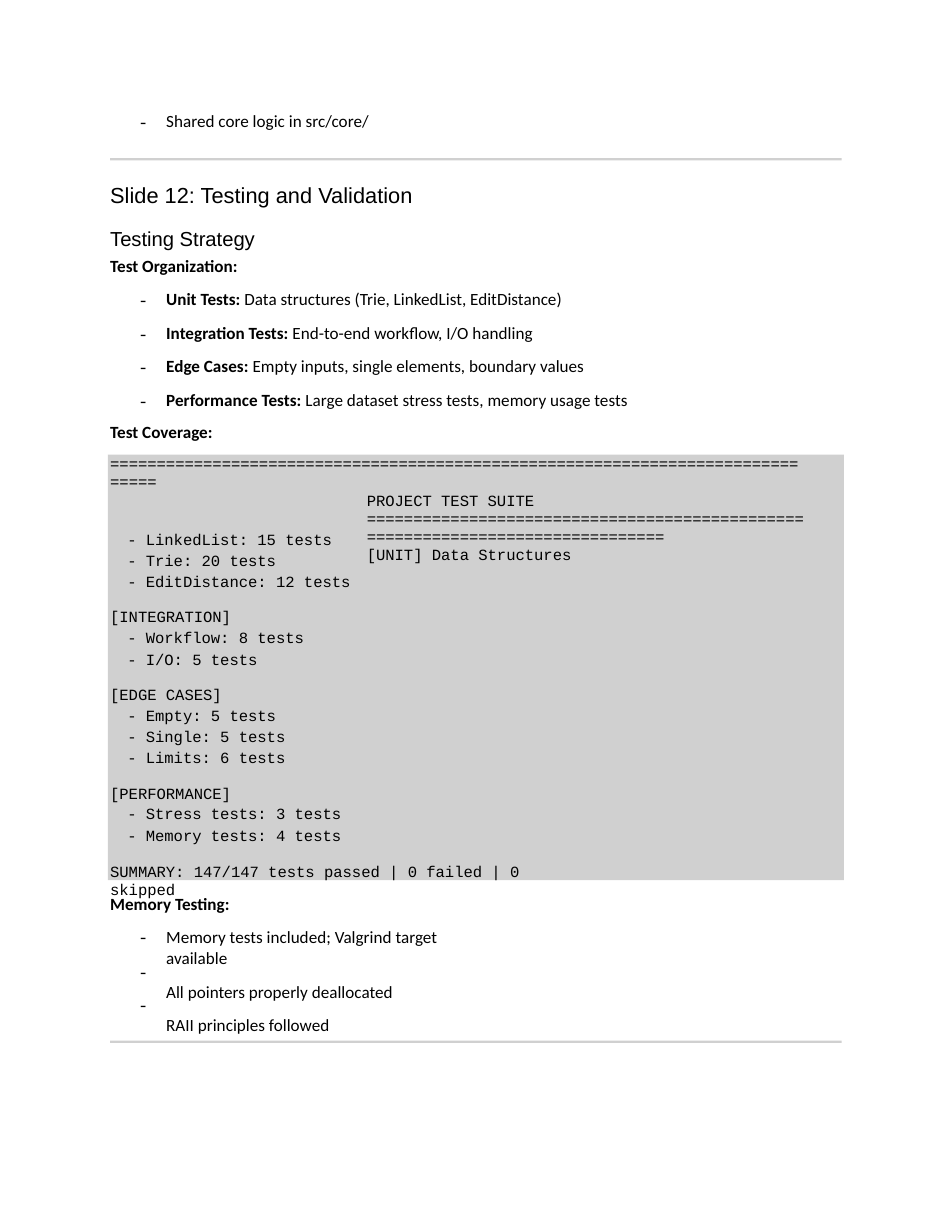
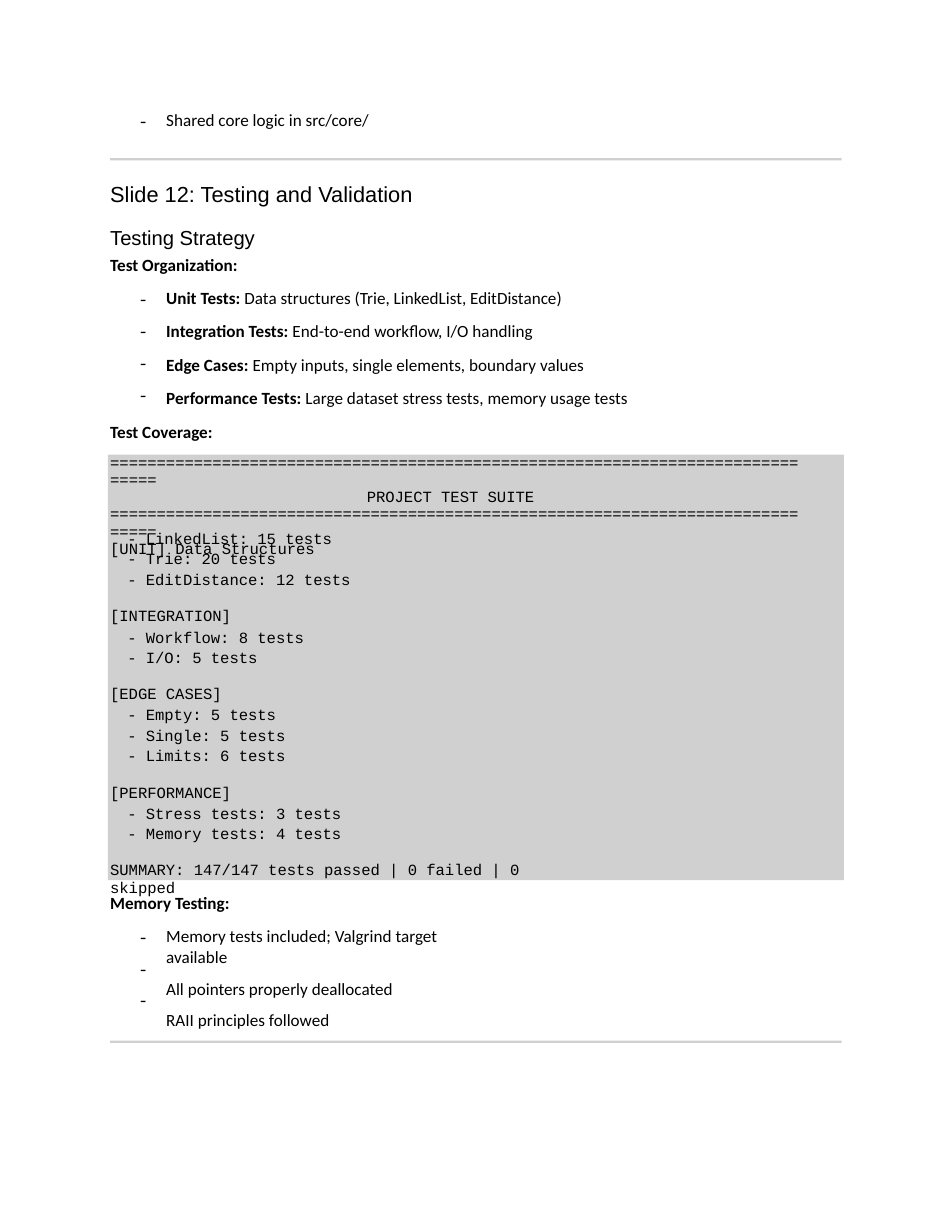
Before and after one commit to KenanOzcakir/Yeditepe-CSE-211-SpringTermProject, a slide deck: slide 10 of docs/presentation.pptx. Drawn at 952x1232 pixels with LibreOffice and Linux fonts; fonts in the diff are those of the drawing; grey boxes stand for pictures. Boxes give left, top, right and bottom in pixels: in the first picture for what was removed or moved away, otherwise in the second. Text is boxed around its words. In the diff, an @@ line names an element or a change of style, - is before the commit and + after.

```diff
--- a/docs/presentation.pptx
+++ b/docs/presentation.pptx
@@ text "-" at [138, 290, 167, 407]: line spacing 12.5pt to 12pt; less space between paragraphs @@
@@ text "============================================================ ..." at [110, 491, 535, 559]: line spacing 11.7pt to 11pt; indent changed @@
@@ line spacing 13.3pt to 13pt in 4 elements at [146, 533, 351, 585], [146, 808, 342, 843], [146, 709, 286, 761], [146, 631, 304, 663] @@
@@ text "SUMMARY: 147/147 tests passed | ..." at [110, 864, 519, 897]: line spacing 11.7pt to 11pt @@
@@ line spacing 13.4pt to 13pt in 3 elements at [166, 359, 627, 407], [166, 291, 562, 340], [110, 895, 229, 912] @@
@@ text "-" at [138, 928, 167, 1012]: line spacing 12.5pt to 12pt; less space between paragraphs @@
@@ text "Memory tests included; Valgrind target ..." at [166, 930, 438, 1029]: line spacing 13.4pt to 13pt; less space between paragraphs @@
```
Also in this commit, not shown: 13 other slides changed.
